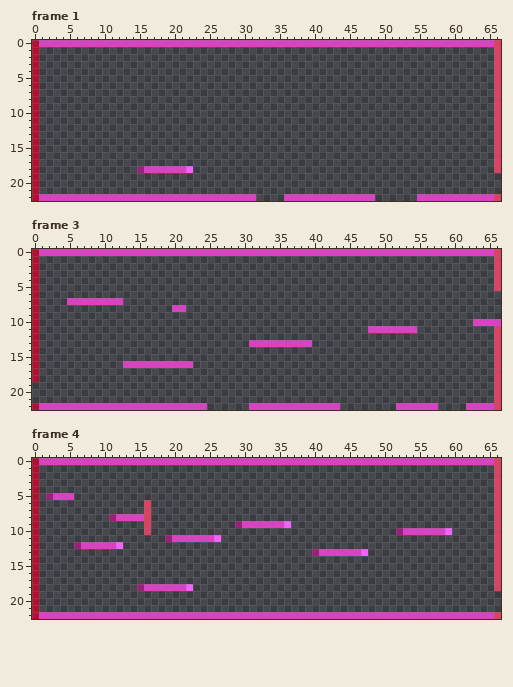
Pixel-art file: assets/bunnyhop/levellong.aseprite. This is how it looked before the edit.
67x23 pixels, 5 frames. Shown: frame 1, frame 3, frame 4. The commit also changed other frames, which this record leaves out.
After:
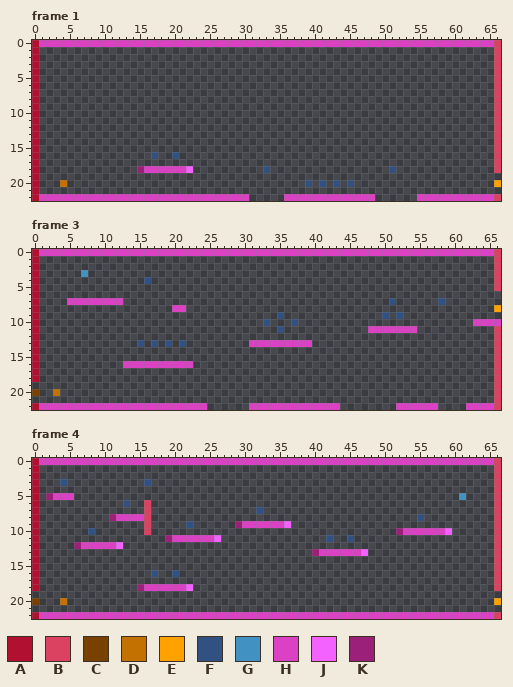
Palette (. is transparent): A #b21030  B #db4161  C #794100  D #c37100  E #ffa200  F #305182  G #4192c3  H #db41c3  J #f361ff  K #9a2079
From old to new:
layer "entity" now shown
Frame 1, layers "entity", "level":
Colour D now appears in row 20 at x 4.
Colour E now appears in row 20 at x 66.
Colour F now appears in row 16 at x 17 and 20; in row 18 at x 33 and 51; in row 20 at x 39, 41, 43 and 45.
Colour H is gone in row 22 at x 31.
Frame 3, layer "entity":
Colour C now appears in row 20 at x 0.
Colour D now appears in row 20 at x 3.
Colour E now appears in row 8 at x 66.
Colour F now appears in row 4 at x 16; in row 7 at x 51 and 58; in row 9 at x 35, 50 and 52; in row 10 at x 33 and 37; in row 11 at x 35; in row 13 at x 15, 17, 19 and 21.
Colour G now appears in row 3 at x 7.
Frame 4, layers "entity", "level":
The author changed colour A to colour C in row 20 at x 0.
Colour D now appears in row 20 at x 4.
Colour E now appears in row 20 at x 66.
Colour F now appears in row 3 at x 4 and 16; in row 6 at x 13; in row 7 at x 32; in row 8 at x 55; in row 9 at x 22; in row 10 at x 8.
Colour F now appears in row 11 at x 42 and 45; in row 16 at x 17 and 20.
Colour G now appears in row 5 at x 61.
Colour A is gone in row 19 at x 0; in row 21 at x 0.
